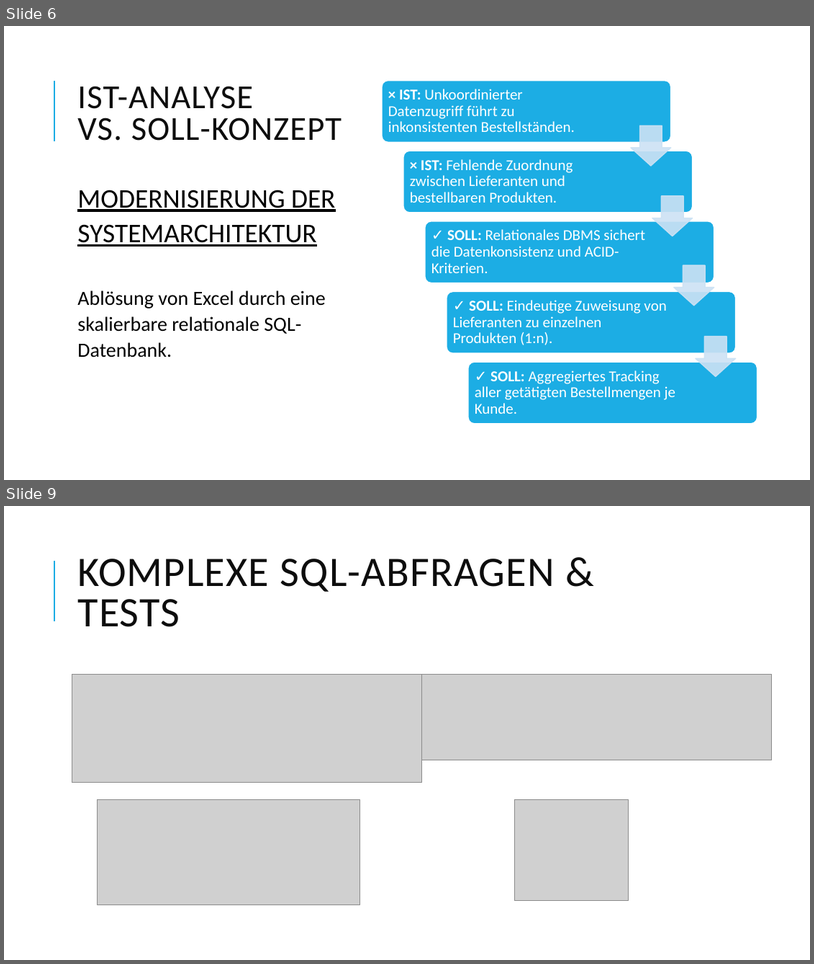
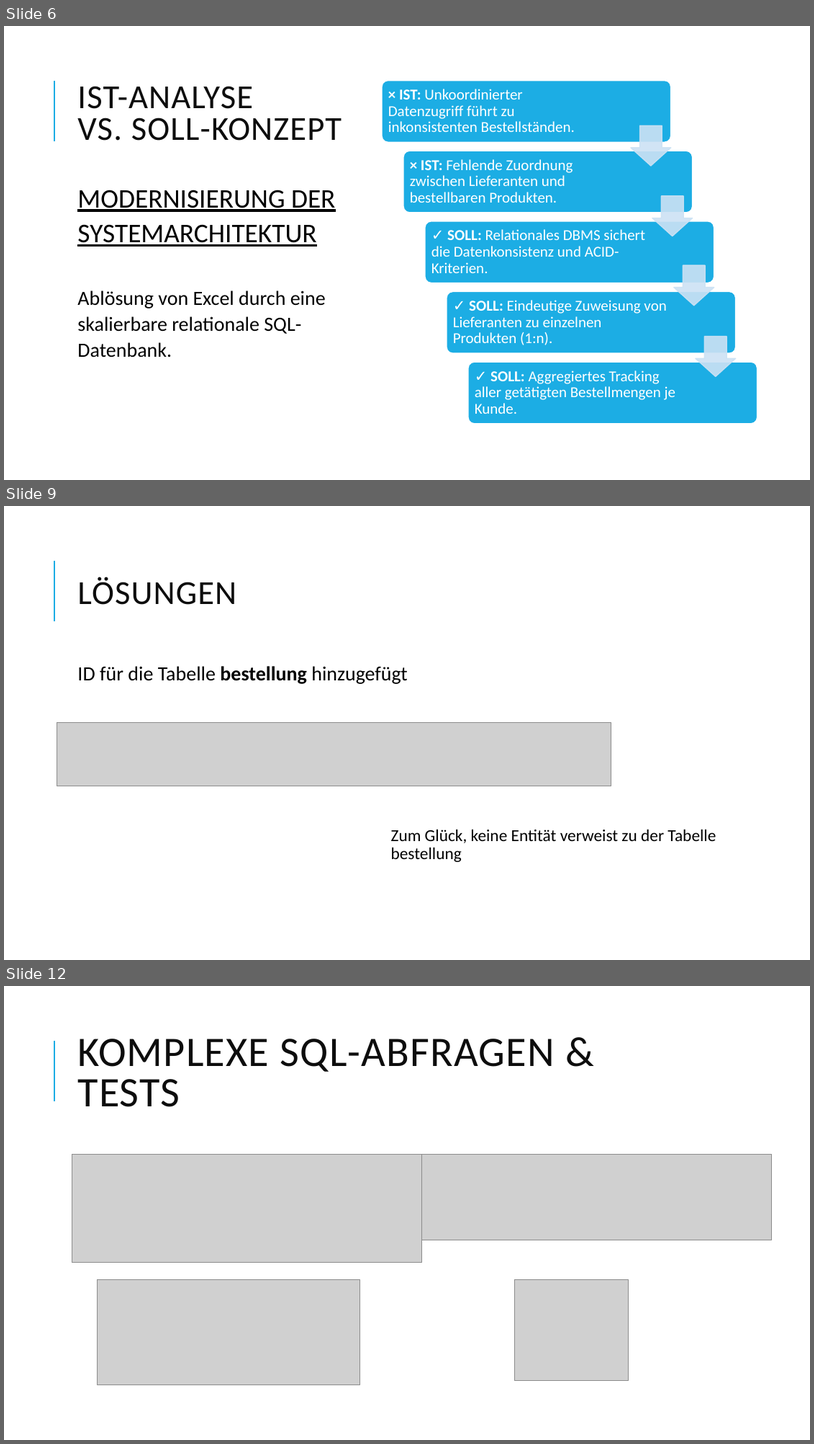
Before and after one commit to anassyno/teamprojekt, a slide deck: Präsentation Projekt DB.pptx. Shown one above the other, each under a label of ours: slides 6 and 9 before the commit, slides 6, 9 and 12 after it; the slides between them are not shown. The pictures are 814x964 and 814x1444 pixels, drawn with LibreOffice and Linux fonts; fonts in the diff are those of the drawing; grey boxes stand for pictures. Boxes give left, top, right and bottom in pixels: in the first picture for what was removed or moved away, otherwise in the second. Text is boxed around its words. In the diff, an @@ line names an element or a change of style, - is before the commit and + after.

```diff
--- a/Präsentation Projekt DB.pptx
+++ b/Präsentation Projekt DB.pptx
@@ slide 9 added at (4, 506, 810, 960), background #FFFFFF; not listed: 1 template element that a slide beside it also shows @@
@@ title added at (77, 577, 237, 605), 40 pt, text #0D0D0D @@
+LÖSUNGEN
@@ text added at (77, 666, 407, 684), 24 pt, text #000000 @@
+ID für die Tabelle bestellung hinzugefügt
@@ picture added at (57, 723, 612, 785) @@
@@ text added at (391, 829, 716, 862), 20 pt, text #000000 @@
+  Zum Glück, keine Entität verweist zu der Tabelle bestellung
@@ what was slide 9 is now slide 12 @@
```
Also in this commit, not shown: 4 other slides added, 2 slides removed, 1 other file.
